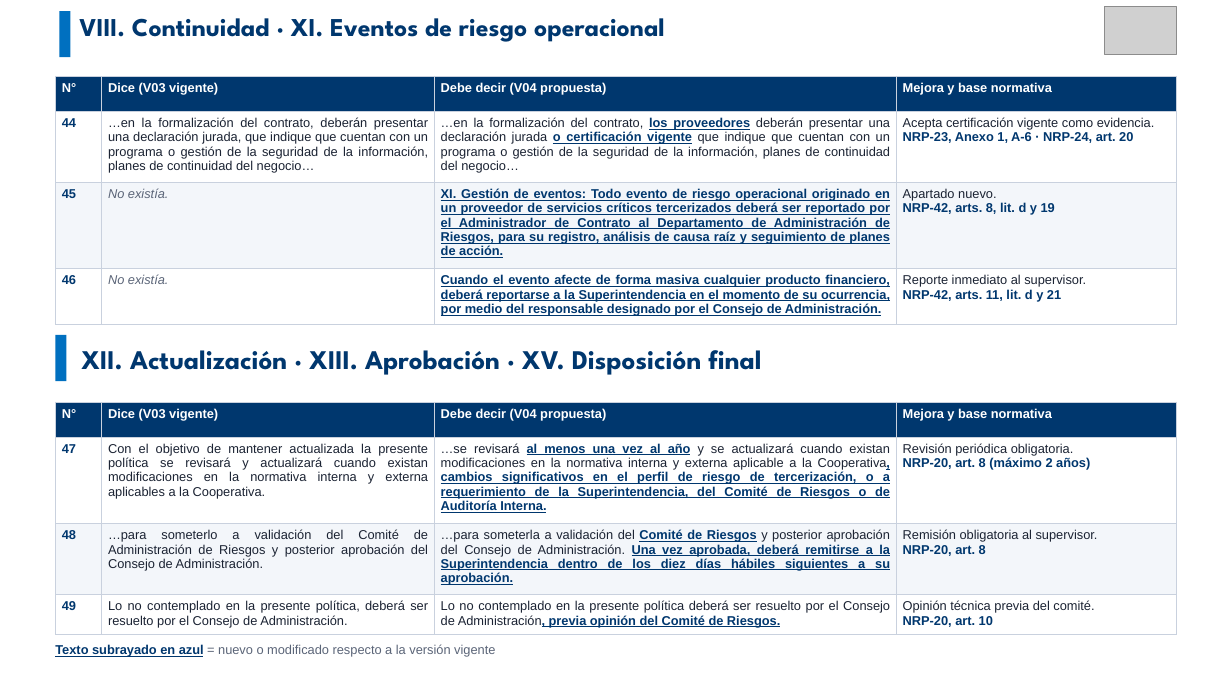
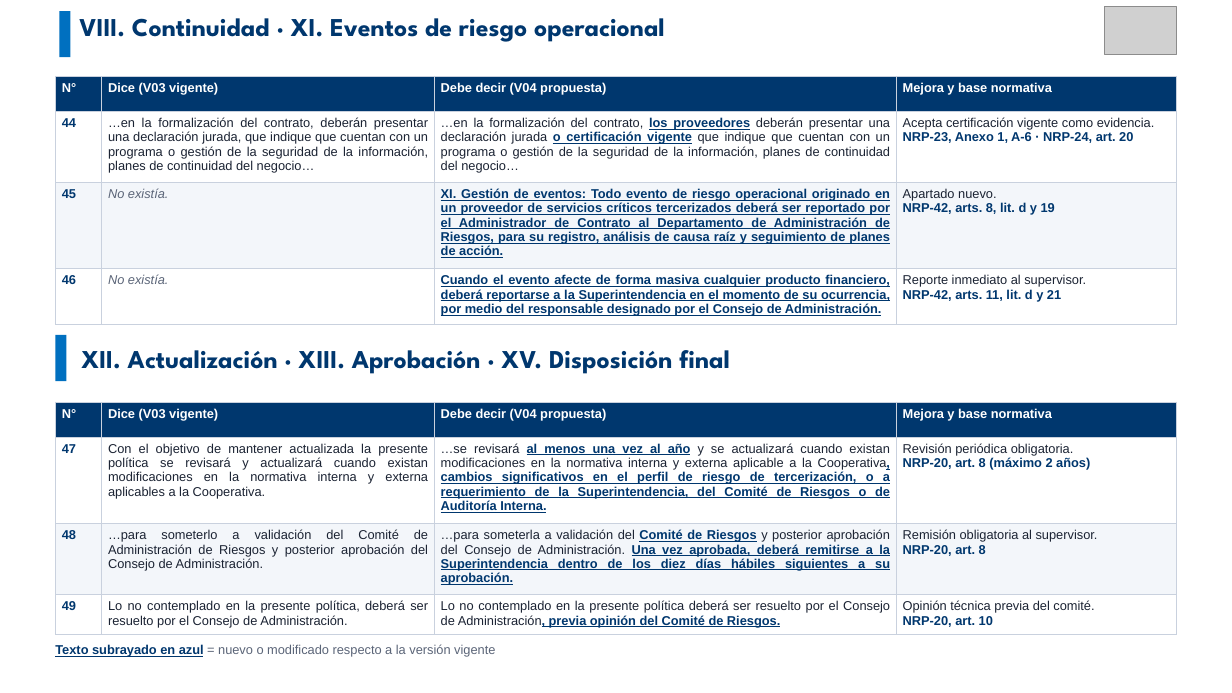
Before and after one commit to menjivar201280/riesgo, a slide deck: slide 10 of comparativo-comite-riesgos/Comparativo_Comite_Riesgos_V03_vs_V04.pptx. Drawn at 1232x693 pixels with LibreOffice and Linux fonts; fonts in the diff are those of the drawing; grey boxes stand for pictures. Boxes give left, top, right and bottom in pixels: in the first picture for what was removed or moved away, otherwise in the second. Text is boxed around its words. In the diff, an @@ line names an element or a change of style, - is before the commit and + after.

```diff
--- a/comparativo-comite-riesgos/Comparativo_Comite_Riesgos_V03_vs_V04.pptx
+++ b/comparativo-comite-riesgos/Comparativo_Comite_Riesgos_V03_vs_V04.pptx
@@ text "XII. Actualización · XIII. Aprobación ..." at (81, 350, 730, 374): size 21 to 20 pt @@
```
Also in this commit, not shown: 5 other slides changed.
